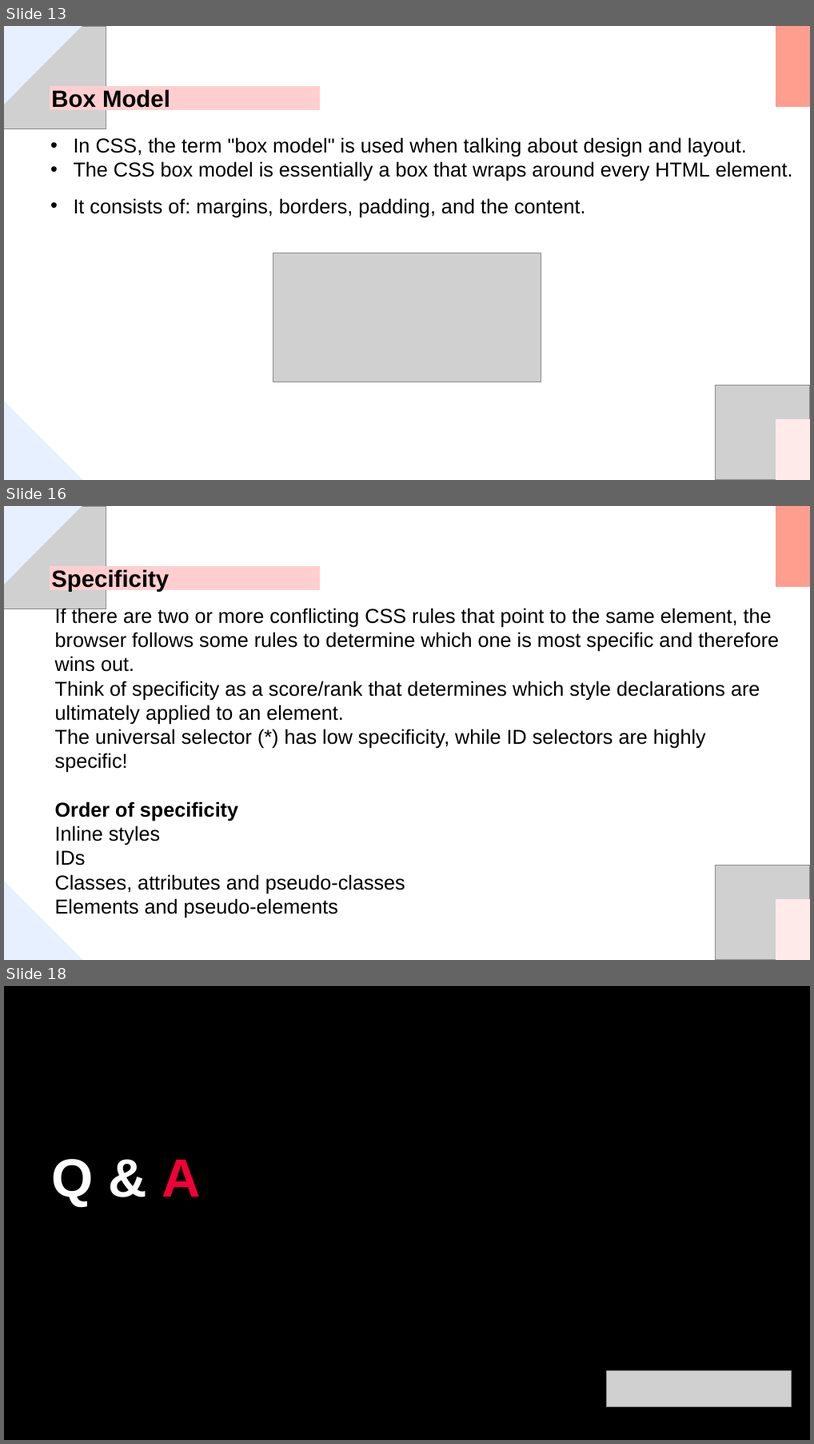
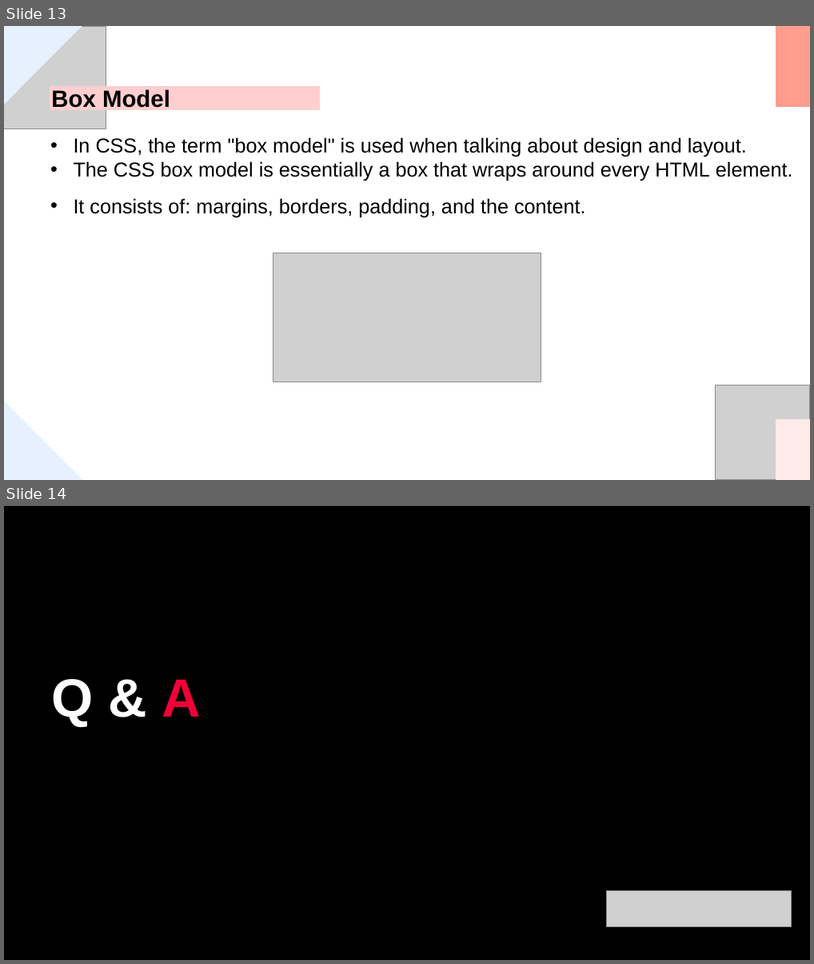
Before and after one commit to urvashi29/frontend-module-3-batch-7A, a slide deck: Lesson-4/Lesson-4.pptx. Shown one above the other, each under a label of ours: slides 13, 16 and 18 before the commit, slides 13 and 14 after it; the slides between them are not shown. The pictures are 814x1444 and 814x964 pixels, drawn with LibreOffice and Linux fonts; fonts in the diff are those of the drawing; grey boxes stand for pictures; background and template pictures are left out. Boxes give left, top, right and bottom in pixels: in the first picture for what was removed or moved away, otherwise in the second. Text is boxed around its words. In the diff, an @@ line names an element or a change of style, - is before the commit and + after.

```diff
--- a/Lesson-4/Lesson-4.pptx
+++ b/Lesson-4/Lesson-4.pptx
@@ slide 16 removed at (4,506,810,960), background #FFFFFF @@
@@ picture removed at (4,506,106,608) @@
@@ freeform shape removed at (4,506,82,585) @@
@@ freeform shape removed at (776,506,810,587) @@
@@ freeform shape removed at (49,567,320,591) @@
@@ text removed at (51,569,169,592) @@
-Specificity
@@ text removed at (55,607,779,918) @@
-If there are two or more conflicting CSS rules that point to the same element, the browser follows some rules to determine which one is most specific and therefore wins out.
-Think of specificity as a score/rank that determines which style declarations are ultimately applied to an element.
-The universal selector (*) has low specificity, while ID selectors are highly specific!
-Order of specificity
-Inline styles
-IDs
-Classes, attributes and pseudo-classes
-Elements and pseudo-elements
@@ picture removed at (716,865,810,959) @@
@@ freeform shape removed at (4,880,83,959) @@
@@ freeform shape removed at (776,899,810,960) @@
@@ what was slide 18 is now slide 14 @@
```
Also in this commit, not shown: 3 other slides removed, 1 other file.
